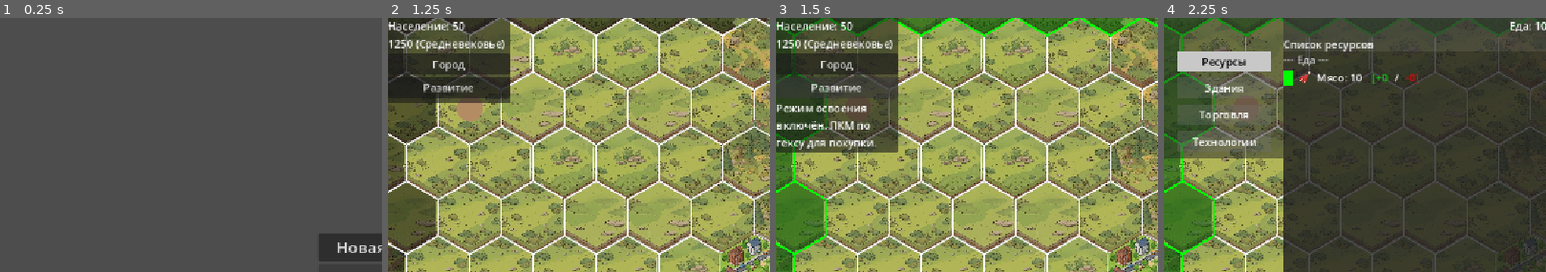
Above: before the commit, frames 1-4 (left to right).
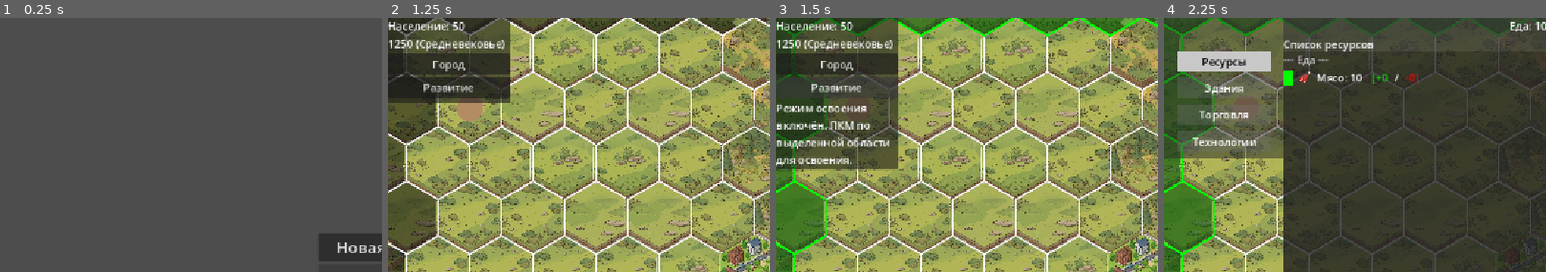
Above: after the commit, the same moments.

Repository: Night-Pryanik/The-City
Game: Godot game, scene res://scenes/main_menu.tscn
Same seed, same stepped clock (60 frames per second), same inputs: the game is played once before the commit and once after it.
Inputs:
- Up to frame 1 (0.25 s): no input
- Up to frame 2 (1.25 s): click "Новая игра" at 0.5 s
- Up to frame 3 (1.5 s): click "Развитие" at 1.25 s
- Up to frame 4 (2.25 s): click "Город" at 2 s
The pictures show only the part of the screen within x 0-50%, y 0-50%; the shares and areas given below are measured in that part.

Frames 1-2 are identical in both runs. In frame 3, 2.7% of the frame differs, in the area x 0-32%, y 46-61%; in frame 4, nothing differs.

Commit message:
В режиме Развитие покупаем не отдельные гексы, а чанки размером до 5 тайлов

Diff:
--- a/scenes/main_map.gd
+++ b/scenes/main_map.gd
@@ -107,6 +107,7 @@
     CityData.research_error.connect(hud.show_message)
     city_ui.research_requested.connect(CityData.start_research)
     CityData.research_completed.connect(_on_research_completed)
+    expansion_manager.chunk_hovered.connect(_on_chunk_hovered)
 
     if pause_menu:
         if not pause_menu.save_pressed.is_connected(_on_pause_save):
@@ -238,7 +239,7 @@
         CityData.do_tick()
 
     CityData.tick_research(delta)
-    if CityData.current_research_tech_id != "" or build_manager.active_builds.size() > 0:
+    if CityData.current_research_tech_id != "" or build_manager.active_builds.size() > 0 or expansion_manager.is_active():
         map_renderer.queue_redraw()
 
     if city_ui.visible or popup_menu.visible or pause_menu.visible:
@@ -314,6 +315,14 @@
         return
 
     if expansion_manager.is_active():
+        # Если курсор над HUD, блокируем взаимодействие (кроме скролла)
+        if hud.get_global_rect().has_point(get_global_mouse_position()):
+            if event is InputEventMouseButton:
+                return  # не даём кликать по гексам под HUD
+            if event is InputEventMouseMotion:
+                expansion_manager.clear_hovered_chunk()
+                return  # не обновляем чанк под HUD
+
         if event is InputEventMouseButton:
             if event.button_index == MOUSE_BUTTON_RIGHT and event.pressed:
                 if popup_menu.visible:
@@ -322,14 +331,16 @@
                 var mouse_pos = event.global_position
                 var hex = pixel_to_hex(mouse_pos.x, mouse_pos.y)
                 if hex != null and not tile_data[hex.row][hex.col]["in_influence"]:
-                    # Вычисляем доступную еду для отображения в меню
+                    var chunk = expansion_manager.current_chunk
+                    if chunk.is_empty():
+                        chunk = expansion_manager.get_chunk_hexes(hex.row, hex.col)
                     var available_food = 0
                     if CityData:
                         for pid in CityData.city_food_pool:
                             if CityData.city_food_pool[pid]:
                                 available_food += CityData.city_storage.get(pid, 0)
-                    expansion_manager.show_context_menu(hex.row, hex.col, mouse_pos, available_food)
-                    return
+                    expansion_manager.show_context_menu(chunk, mouse_pos, available_food)
+                return
 
             if event.button_index == MOUSE_BUTTON_LEFT:
                 if event.pressed:
@@ -342,8 +353,14 @@
                 return
 
         if event is InputEventMouseMotion:
+            var hex = pixel_to_hex(event.global_position.x, event.global_position.y)
+            if hex != null and not tile_data[hex.row][hex.col]["in_influence"]:
+                expansion_manager.update_hovered_chunk(hex.row, hex.col)
+            else:
+                expansion_manager.clear_hovered_chunk()
             if _tooltip_visible:
                 _hide_tooltip()
+    # --- КОНЕЦ ОБРАБОТКИ РЕЖИМА "РАЗВИТИЕ" ---
 
     if event is InputEventMouseButton:
         if event.button_index == MOUSE_BUTTON_LEFT:
@@ -505,9 +522,14 @@
     var action = meta.get("action", "")
 
     if action == "expand_territory":
-        var success = expansion_manager.handle_action(meta["row"], meta["col"], meta["cost"])
+        var chunk = meta.get("chunk", [])
+        if chunk.is_empty():
+            return
+        var success = expansion_manager.handle_action(chunk, meta["cost"])
         if success:
             map_renderer.queue_redraw()
+            if city_ui.visible:
+                city_ui.update_data(CityData.city_storage, CityData.production_rates, CityData.consumption_rates, CityData.city_food_pool, GameData.buildings, GameData.crafts, CityData.city_built_buildings, GameData.products, GameData.categories)
         return
 
     if _context_hex == null:
@@ -616,14 +638,14 @@
 func _on_expansion_button_pressed():
     var active = expansion_manager.toggle()
     if active:
-        hud.show_message("Режим освоения включён. ПКМ по гексу для покупки.")
+        hud.show_message("Режим освоения включён. ПКМ по выделенной области для освоения.")
     else:
         hud.show_message("Режим освоения выключен.")
 
-func _on_expansion_mode_changed(active: bool):
+func _on_expansion_mode_changed(_active: bool):
     map_renderer.queue_redraw()
 
-func _on_territory_expanded(row: int, col: int, cost: int):
+func _on_territory_expanded(_row: int, _col: int, cost: int):
     hud.show_message("Территория расширена! (%d еды)" % cost)
     map_renderer.queue_redraw()
     # Также обновим интерфейс города, если он открыт
@@ -632,3 +654,9 @@
 
 func is_expansion_mode_active() -> bool:
     return expansion_manager.is_active()
+
+func is_valid_hex(row: int, col: int) -> bool:
+    return row >= 0 and row < REGION_ROWS and col >= 0 and col < REGION_COLS
+
+func _on_chunk_hovered(_chunk: Array):
+    map_renderer.queue_redraw()
--- a/scripts/expansion_manager.gd
+++ b/scripts/expansion_manager.gd
@@ -3,14 +3,18 @@
 
 var is_expansion_mode = false
 var hexes_bought = 0
+var current_chunk = []  # массив {"row": int, "col": int}
+var current_hover_hex = null  # {"row": int, "col": int}
 
 signal expansion_mode_changed(active: bool)
 signal territory_expanded(row: int, col: int, cost: int)
+signal chunk_hovered(chunk: Array)  # для оповещения рендерера
 
 @onready var main_map = get_parent()
 
 func toggle():
     is_expansion_mode = !is_expansion_mode
+    current_chunk = []
     emit_signal("expansion_mode_changed", is_expansion_mode)
     return is_expansion_mode
 
@@ -20,32 +24,85 @@
 func get_hex_cost(row: int, col: int) -> int:
     var tile = main_map.tile_data[row][col]
     var terrain_id = tile.get("terrain", "plain")
-    var base_cost = 50  # значение по умолчанию
+    var base_cost = 50
     if GameData.terrains.has(terrain_id):
         base_cost = GameData.terrains[terrain_id].get("expansion_cost", 50)
-    # Нарастание цены: +5% за каждый уже купленный гекс
     var multiplier = 1.0 + hexes_bought * 0.05
     return int(base_cost * multiplier)
 
-func show_context_menu(row: int, col: int, click_pos: Vector2, available_food: int):
-    var cost = get_hex_cost(row, col)
-    var tile = main_map.tile_data[row][col]
-    var terrain_id = tile.get("terrain", "plain")
-    var terrain_name = GameData.terrains.get(terrain_id, {}).get("name", "Земля")
+# Возвращает чанк (список гексов), который включает стартовый гекс
+func get_chunk_hexes(start_row: int, start_col: int) -> Array:
+    var chunk = []
+    var visited = {}
+    var queue = [{"row": start_row, "col": start_col}]
+    var key = str(start_row) + "," + str(start_col)
+    visited[key] = true
+
+    while queue.size() > 0 and chunk.size() < 5:
+        var current = queue.pop_front()
+        chunk.append(current)
+        var neighbors = _get_neighbors(current.row, current.col)
+        for n in neighbors:
+            var n_key = str(n.row) + "," + str(n.col)
+            if visited.has(n_key):
+                continue
+            if not main_map.is_valid_hex(n.row, n.col):
+                continue
+            var tile = main_map.tile_data[n.row][n.col]
+            if tile.get("in_influence", false):
+                continue
+            visited[n_key] = true
+            queue.append(n)
+    return chunk
+
+# Обновляет текущий подсвеченный чанк
+func update_hovered_chunk(row: int, col: int):
+    current_hover_hex = {"row": row, "col": col}
+    var chunk = get_chunk_hexes(row, col)
+    if _chunk_equals(chunk, current_chunk):
+        return
+    current_chunk = chunk
+    emit_signal("chunk_hovered", current_chunk)
+
+func clear_hovered_chunk():
+    current_hover_hex = null
+    if current_chunk.is_empty():
+        return
+    current_chunk = []
+    emit_signal("chunk_hovered", current_chunk)
+
+# Стоимость всего чанка
+func get_chunk_cost(chunk: Array) -> int:
+    var max_cost = 0
+    for hex in chunk:
+        var cost = get_hex_cost(hex.row, hex.col)
+        if cost > max_cost:
+            max_cost = cost
+    return max_cost * chunk.size()
+
+func show_context_menu(chunk: Array, click_pos: Vector2, available_food: int):
+    var cost = get_chunk_cost(chunk)
+    var hex_count = chunk.size()
+    # Находим самый дорогой тип местности для названия
+    var max_cost = 0
+    for hex in chunk:
+        var c = get_hex_cost(hex.row, hex.col)
+        if c > max_cost:
+            max_cost = c
     main_map.popup_menu.clear()
-    var label = "Освоить (%s, %d/%d еды)" % [terrain_name, cost, available_food]
+    var label = "Освоить выделенную область (%d клеток, %d/%d еды)" % [hex_count, cost, available_food]
     main_map.popup_menu.add_item(label)
+    # Метаданные: передаём весь чанк и стоимость
     main_map.popup_menu.set_item_metadata(
         main_map.popup_menu.item_count - 1,
-        {"action": "expand_territory", "row": row, "col": col, "cost": cost}
+        {"action": "expand_territory", "chunk": chunk, "cost": cost}
     )
     main_map.popup_menu.position = click_pos
     main_map.popup_menu.popup()
 
-func handle_action(row: int, col: int, cost: int):
+func handle_action(chunk: Array, cost: int) -> bool:
     if not is_expansion_mode:
         return false
-    # Проверяем, хватает ли еды
     var available_food = 0
     for pid in CityData.city_food_pool:
         if CityData.city_food_pool[pid]:
@@ -54,7 +111,6 @@
         main_map.hud.show_message("Недостаточно еды! Нужно %d, есть %d" % [cost, available_food])
         return false
 
-    # Списываем еду (используем тот же механизм, что и в BuildManager)
     var remaining = cost
     var active_food = []
     for pid in CityData.city_food_pool:
@@ -67,9 +123,41 @@
         if CityData.city_storage[pid] <= 0:
             active_food.erase(pid)
 
-    if row >= 0 and row < main_map.REGION_ROWS and col >= 0 and col < main_map.REGION_COLS:
-        main_map.tile_data[row][col]["in_influence"] = true
-        hexes_bought += 1
-        emit_signal("territory_expanded", row, col, cost)
-        return true
-    return false
+    for hex in chunk:
+        if hex.row >= 0 and hex.row < main_map.REGION_ROWS and hex.col >= 0 and hex.col < main_map.REGION_COLS:
+            main_map.tile_data[hex.row][hex.col]["in_influence"] = true
+            hexes_bought += 1
+
+    current_chunk = []
+    emit_signal("territory_expanded", chunk[0].row, chunk[0].col, cost)
+    return true
+
+func _chunk_equals(a: Array, b: Array) -> bool:
+    if a.size() != b.size():
+        return false
+    for i in range(a.size()):
+        if a[i].row != b[i].row or a[i].col != b[i].col:
+            return false
+    return true
+
+func _get_neighbors(row: int, col: int) -> Array:
+    var neighbors = []
+    var directions = []
+    if row % 2 == 0:
+        directions = [
+            {"r": 0, "c": -1}, {"r": 0, "c": 1},
+            {"r": -1, "c": -1}, {"r": -1, "c": 0},
+            {"r": 1, "c": -1}, {"r": 1, "c": 0}
+        ]
+    else:
+        directions = [
+            {"r": 0, "c": -1}, {"r": 0, "c": 1},
+            {"r": -1, "c": 0}, {"r": -1, "c": 1},
+            {"r": 1, "c": 0}, {"r": 1, "c": 1}
+        ]
+    for d in directions:
+        neighbors.append({"row": row + d.r, "col": col + d.c})
+    return neighbors
+
+func is_hovering_region() -> bool:
+    return current_hover_hex != null
--- a/scripts/map_renderer.gd
+++ b/scripts/map_renderer.gd
@@ -334,24 +334,40 @@
 # Подсветка гексов, доступных для покупки в режиме "Развитие"
 func _draw_expansion_highlights():
     var main = get_parent()
-    # Проверяем, что режим активен
     if not main.has_method("is_expansion_mode_active") or not main.is_expansion_mode_active():
         return
 
+    var expansion_manager = main.get_node("ExpansionManager")
+    if not expansion_manager:
+        return
+
+    # 1. Постоянная зелёная подсветка всего недоступного Региона
     for row in range(REGION_ROWS):
         for col in range(REGION_COLS):
             var tile = tile_data[row][col]
-            # Подсвечиваем гексы, которые НЕ в Кольце Влияния (т.е. затемнённые)
             if not tile.get("in_influence", false):
                 var center = HexUtils.hex_center(row, col, HEX_RADIUS)
                 center.x += main.offset_x + main.scroll_offset.x
                 center.y += main.offset_y + main.scroll_offset.y
                 var vertices = HexUtils.hex_vertices(center.x, center.y, HEX_RADIUS)
-
-                # Рисуем зелёную полупрозрачную заливку
                 draw_colored_polygon(vertices, Color(0.0, 1.0, 0.0, 0.2))
-                # Рисуем яркую зелёную рамку
                 var closed_verts = PackedVector2Array()
                 closed_verts.append_array(vertices)
                 closed_verts.append(vertices[0])
                 draw_polyline(closed_verts, Color.GREEN, 3.0)
+
+    # 2. Поверх зелёной — жёлтая подсветка чанка (только если мышь на регионе)
+    var chunk = expansion_manager.current_chunk
+    if chunk.is_empty():
+        return
+
+    for hex in chunk:
+        var center = HexUtils.hex_center(hex.row, hex.col, HEX_RADIUS)
+        center.x += main.offset_x + main.scroll_offset.x
+        center.y += main.offset_y + main.scroll_offset.y
+        var vertices = HexUtils.hex_vertices(center.x, center.y, HEX_RADIUS)
+        draw_colored_polygon(vertices, Color(1.0, 1.0, 0.0, 0.3))
+        var closed_verts = PackedVector2Array()
+        closed_verts.append_array(vertices)
+        closed_verts.append(vertices[0])
+        draw_polyline(closed_verts, Color.YELLOW, 2.0)
